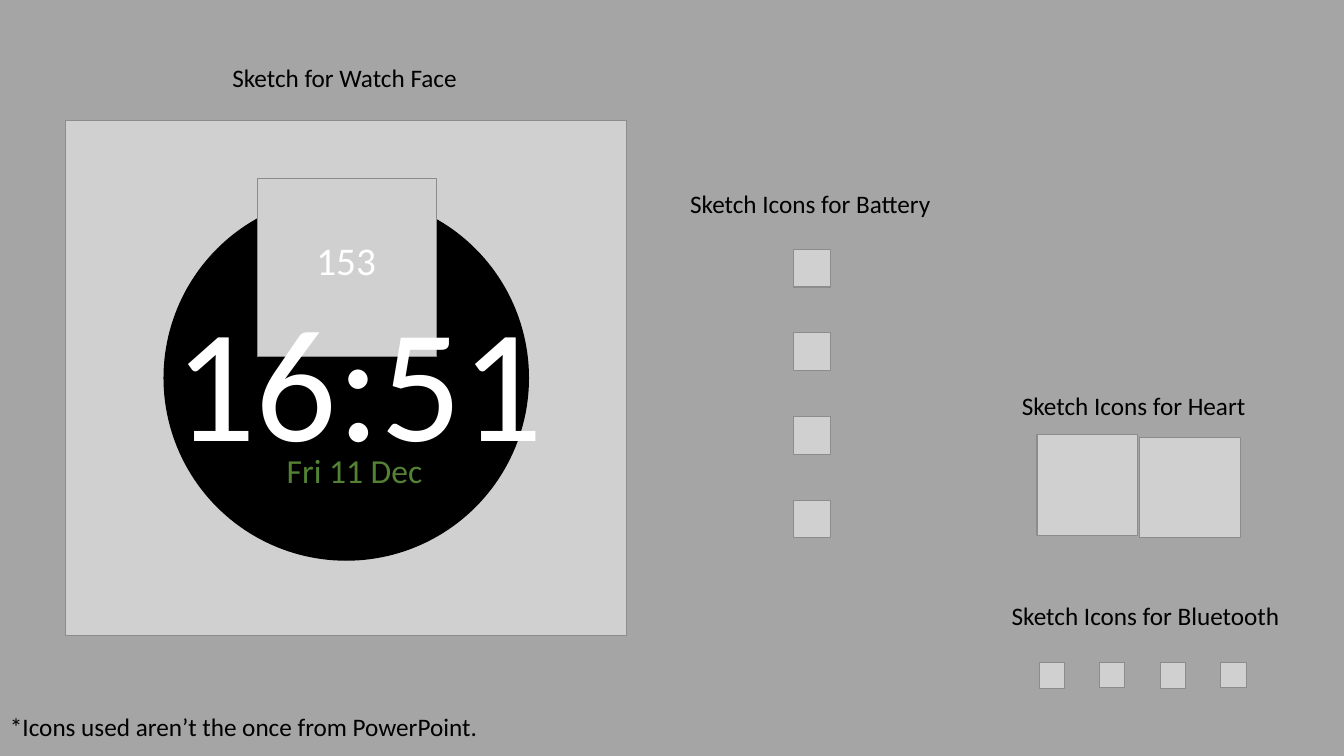
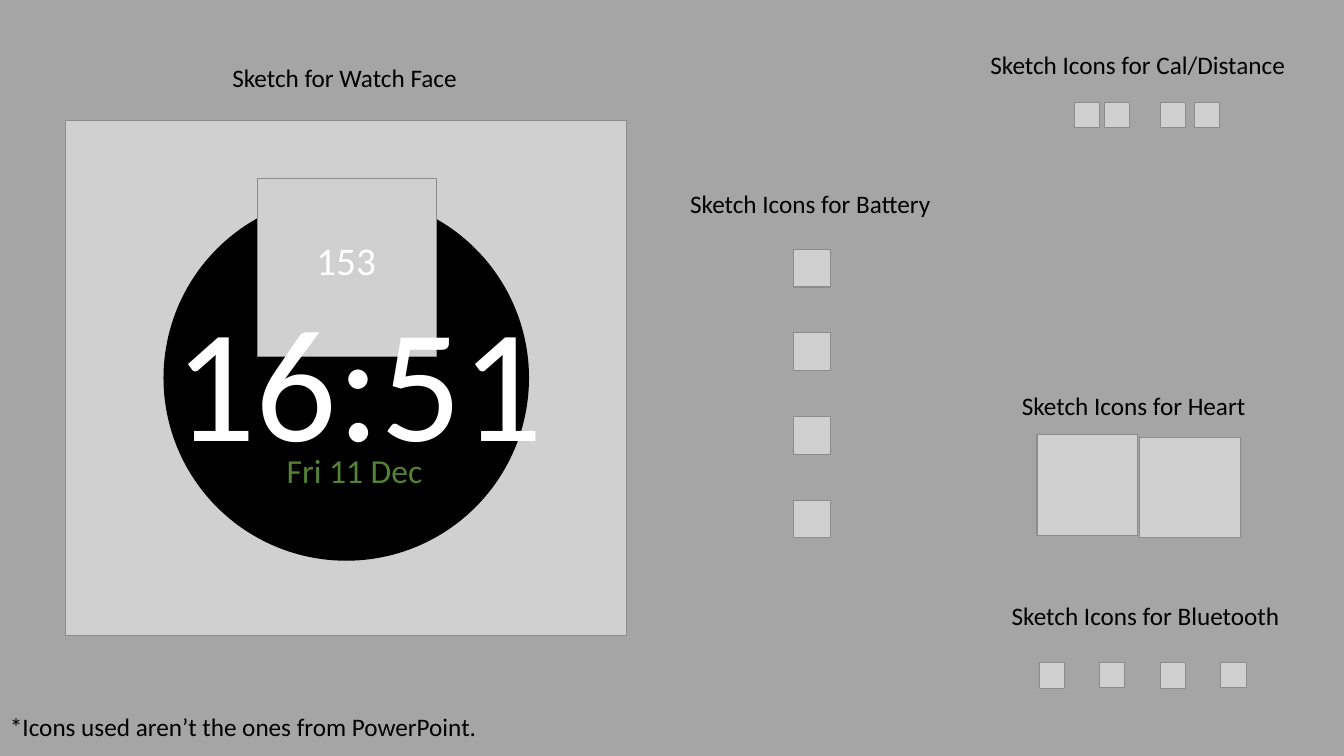
Before and after one commit to mtaulty/LightWatchFace, a slide deck: slide 1 of Design/Design.pptx. Drawn at 1344x756 pixels with LibreOffice and Linux fonts; fonts in the diff are those of the drawing; grey boxes stand for pictures. Boxes give left, top, right and bottom in pixels: in the first picture for what was removed or moved away, otherwise in the second. Text is boxed around its words. In the diff, an @@ line names an element or a change of style, - is before the commit and + after.

```diff
--- a/Design/Design.pptx
+++ b/Design/Design.pptx
@@ text added at [990,56,1284,75], 18 pt, text #000000 @@
+Sketch Icons for Cal/Distance
@@ picture added at [1075,103,1100,128] @@
@@ picture added at [1105,102,1130,127] @@
@@ picture added at [1160,103,1186,128] @@
@@ picture added at [1195,102,1220,127] @@
@@ text at [10,718,476,736]: text changed @@
-*Icons used aren’t the once from PowerPoint.
+*Icons used aren’t the ones from PowerPoint.
```
Also in this commit, not shown: 14 other files.
